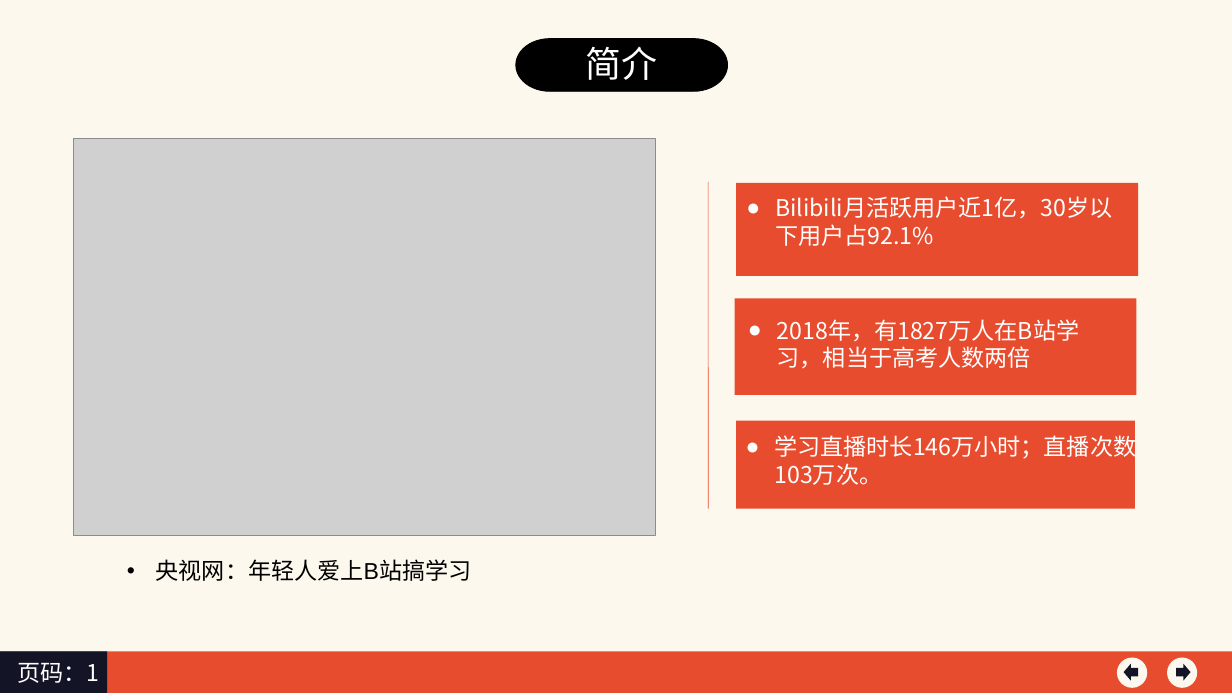
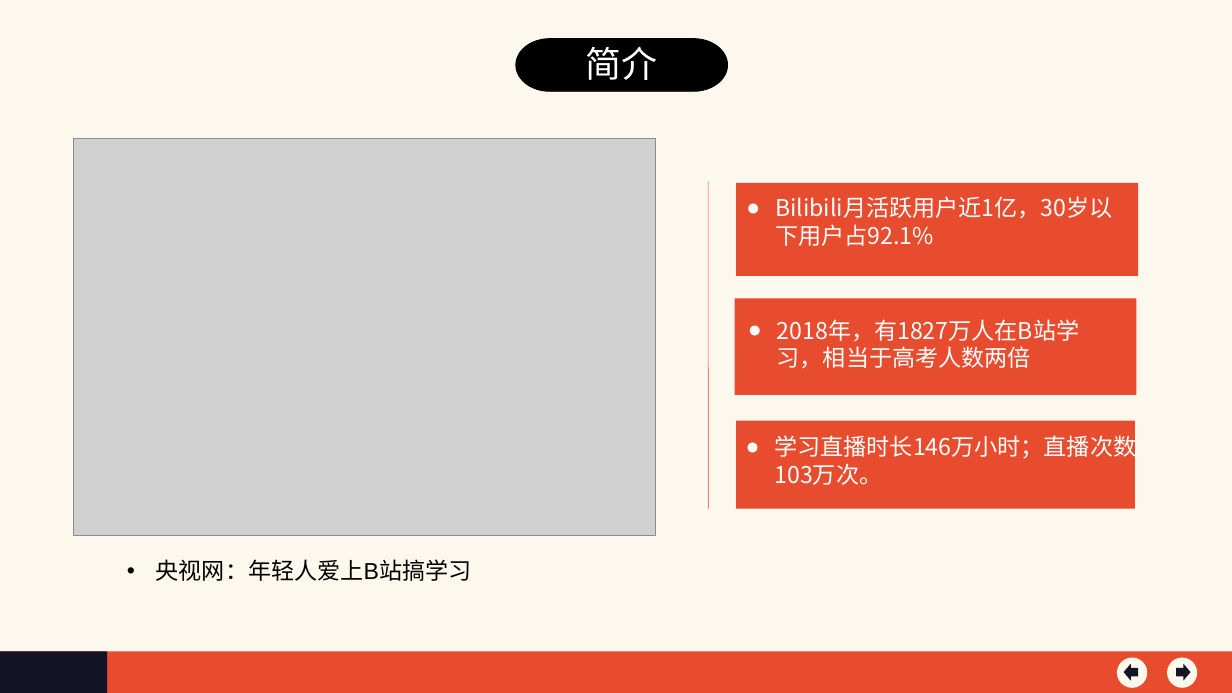
Before and after one commit to YuweiShen/CaseStudy, a slide deck: slide 2 of CaseStudy/B站学习.ppt. Drawn at 1232x693 pixels with LibreOffice and Linux fonts; fonts in the diff are those of the drawing; grey boxes stand for pictures. Boxes give left, top, right and bottom in pixels: in the first picture for what was removed or moved away, otherwise in the second. Text is boxed around its words. In the diff, an @@ line names an element or a change of style, - is before the commit and + after.

```diff
--- a/CaseStudy/B站学习.ppt
+++ b/CaseStudy/B站学习.ppt
@@ text removed at bbox=[17, 663, 99, 683] @@
-页码：1
```
Also in this commit, not shown: 9 other slides changed, 15 slides added, 6 slides removed.
